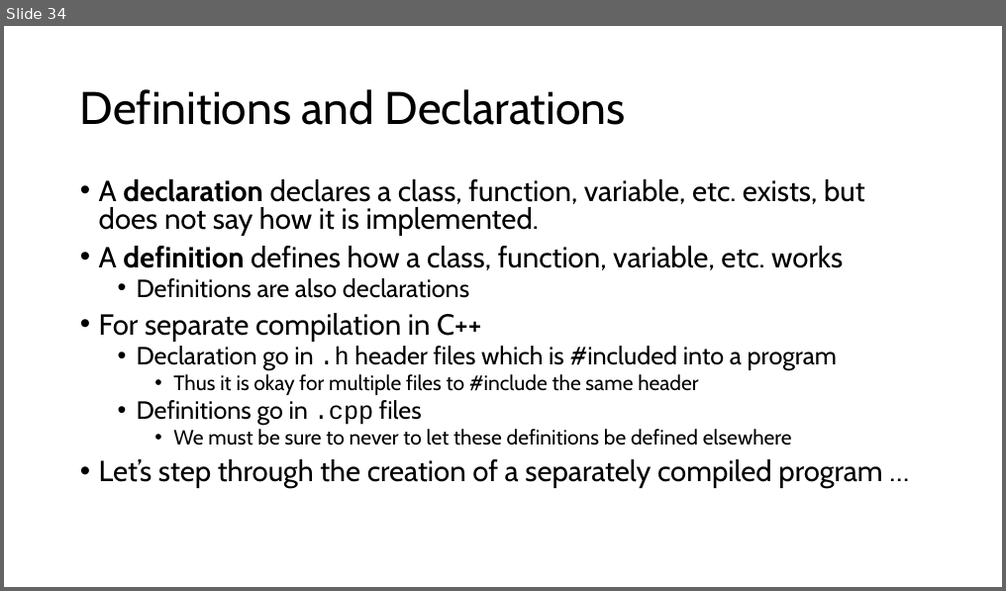
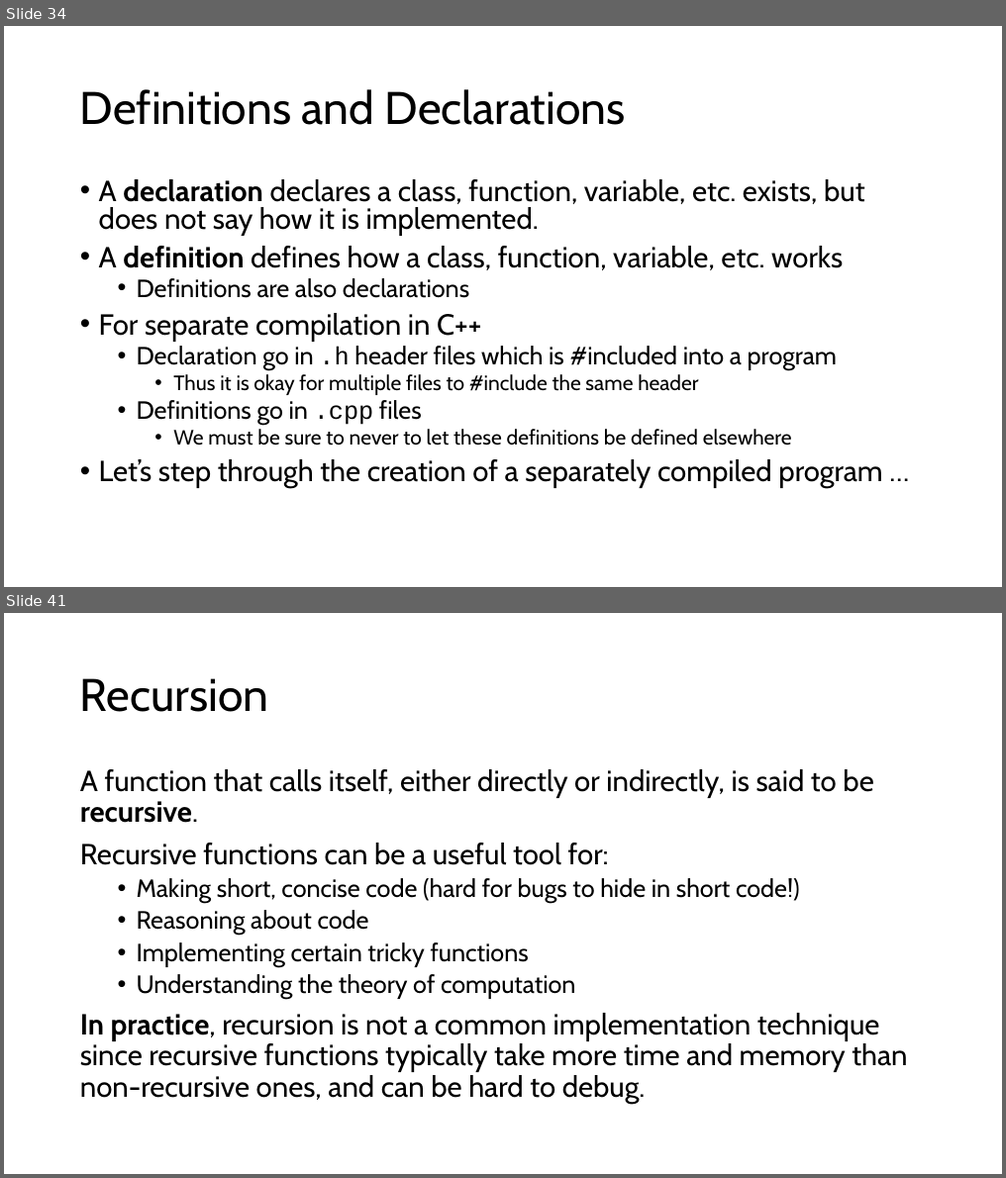
Before and after one commit to tjd1234/cmpt125spring2026, a slide deck: notes/week8/week8.pptx. Shown one above the other, each under a label of ours: slide 34 before the commit, slides 34 and 41 after it; the slides between them are not shown. The pictures are 1006x591 and 1006x1178 pixels, drawn with LibreOffice and Linux fonts; fonts in the diff are those of the drawing. Boxes give left, top, right and bottom in pixels: in the first picture for what was removed or moved away, otherwise in the second. Text is boxed around its words. In the diff, an @@ line names an element or a change of style, - is before the commit and + after.

```diff
--- a/notes/week8/week8.pptx
+++ b/notes/week8/week8.pptx
@@ slide 41 added at <box>4,613,1002,1174</box>, background #FFFFFF @@
@@ title added at <box>80,678,269,712</box>, 44 pt, text #000000 @@
+Recursion
@@ text added at <box>80,769,907,1104</box>, 28 pt, text #000000 @@
+A function that calls itself, either directly or indirectly, is said to be recursive.
+Recursive functions can be a useful tool for:
+  • Making short, concise code (hard for bugs to hide in short code!)
+  • Reasoning about code
+  • Implementing certain tricky functions
+  • Understanding the theory of computation
+In practice, recursion is not a common implementation technique since recursive functions typically take more time and memory than non-recursive ones, and can be hard to debug.
```
Also in this commit, not shown: 19 other slides added, 6 other files.
